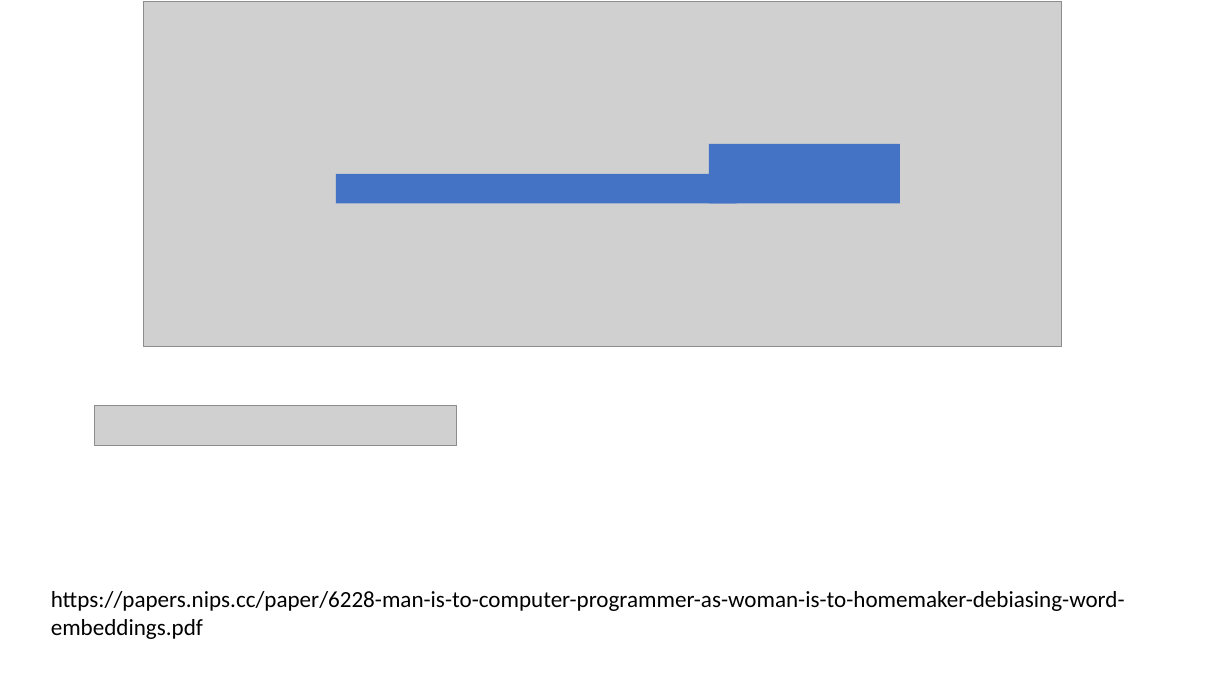
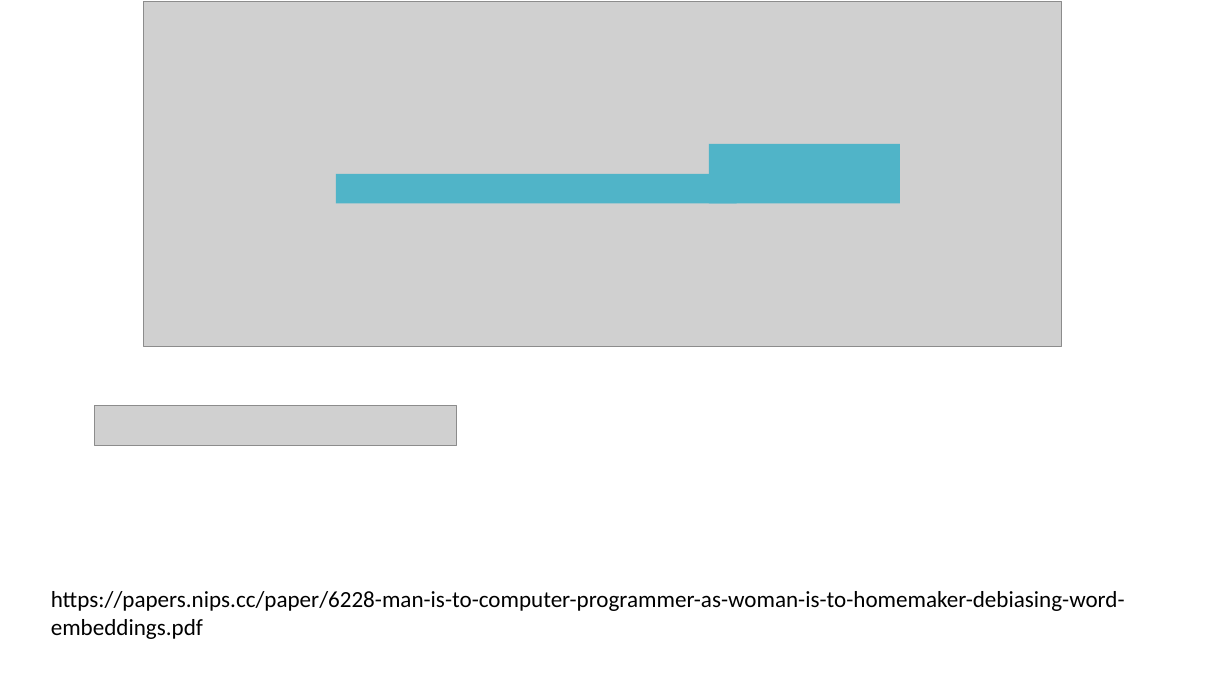
Before and after one commit to cchen23/AI4ALL_NLP, a slide deck: slide 41 of Slides/Week2_NLP_WordVectors.pptx (slide 35 before the commit). Drawn at 1232x693 pixels with LibreOffice and Linux fonts; fonts in the diff are those of the drawing; grey boxes stand for pictures. Boxes give left, top, right and bottom in pixels: in the first picture for what was removed or moved away, otherwise in the second. Text is boxed around its words. In the diff, an @@ line names an element or a change of style, - is before the commit and + after.

```diff
--- a/Slides/Week2_NLP_WordVectors.pptx
+++ b/Slides/Week2_NLP_WordVectors.pptx
@@ rectangle at (709,144,900,203): fill #4472C4 to #50B4C8 @@
@@ rectangle at (335,174,737,203): fill #4472C4 to #50B4C8 @@
```
Also in this commit, not shown: 29 other slides changed, 6 slides added, 1 other file.
